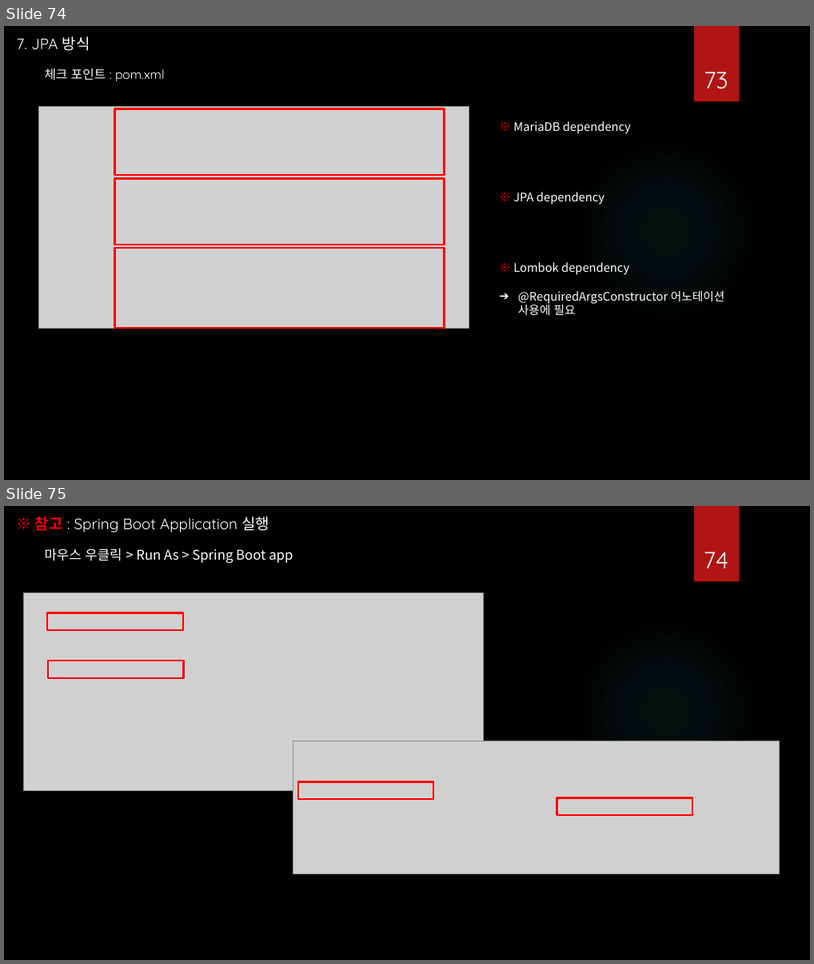
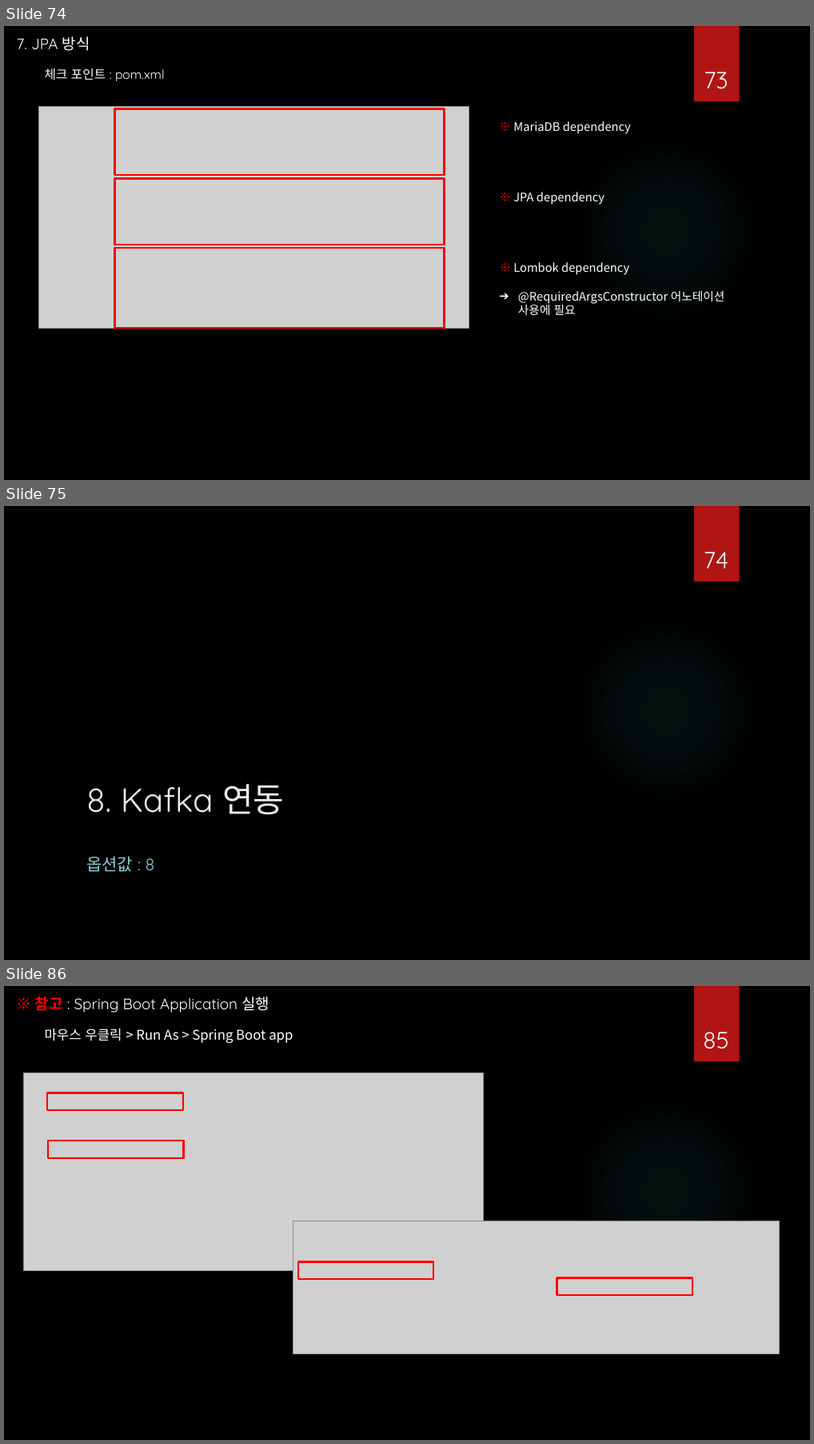
Before and after one commit to hancha123/Spring-Boot, a slide deck: Spring Boot Template.pptx. Shown one above the other, each under a label of ours: slides 74 and 75 before the commit, slides 74, 75 and 86 after it; the slides between them are not shown. The pictures are 814x964 and 814x1444 pixels, drawn with LibreOffice and Linux fonts; fonts in the diff are those of the drawing; grey boxes stand for pictures; background and template pictures are left out. Boxes give left, top, right and bottom in pixels: in the first picture for what was removed or moved away, otherwise in the second. Text is boxed around its words. In the diff, an @@ line names an element or a change of style, - is before the commit and + after.

```diff
--- a/Spring Boot Template.pptx
+++ b/Spring Boot Template.pptx
@@ slide 75 added at <box>4,506,810,960</box>, background picture (left out); not listed: 2 template elements that a slide beside it also shows @@
@@ page number added at <box>704,552,730,568</box>, 28 pt, text #FFFFFF @@
+74
@@ title added at <box>86,784,284,815</box>, 40 pt, text #EBEBEB @@
+8. Kafka 연동
@@ text added at <box>86,856,155,872</box>, 20 pt, text #8AD0D6 @@
+옵션값 : 8
@@ what was slide 75 is now slide 86 @@
@@ page number at <box>703,1032,730,1049</box>: text changed @@
-74
+85
```
Also in this commit, not shown: 1 slide changed, 10 other slides added.
